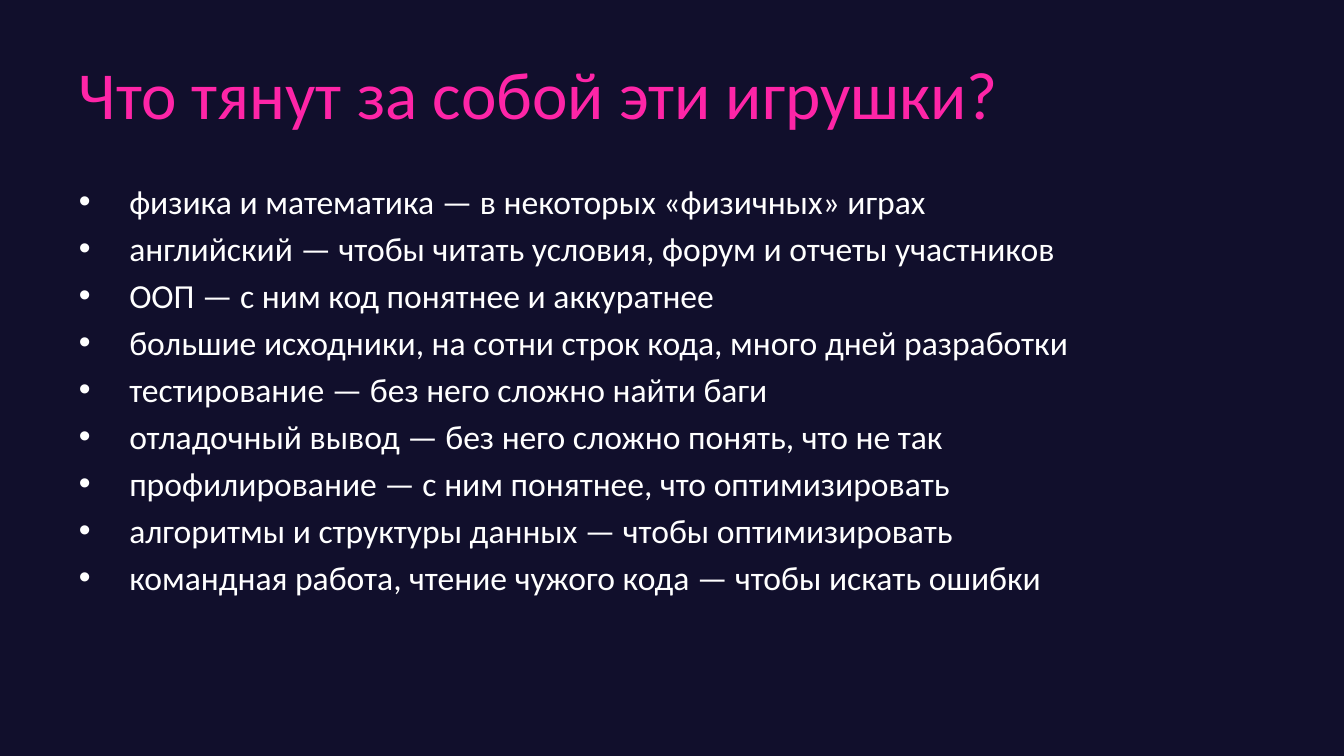
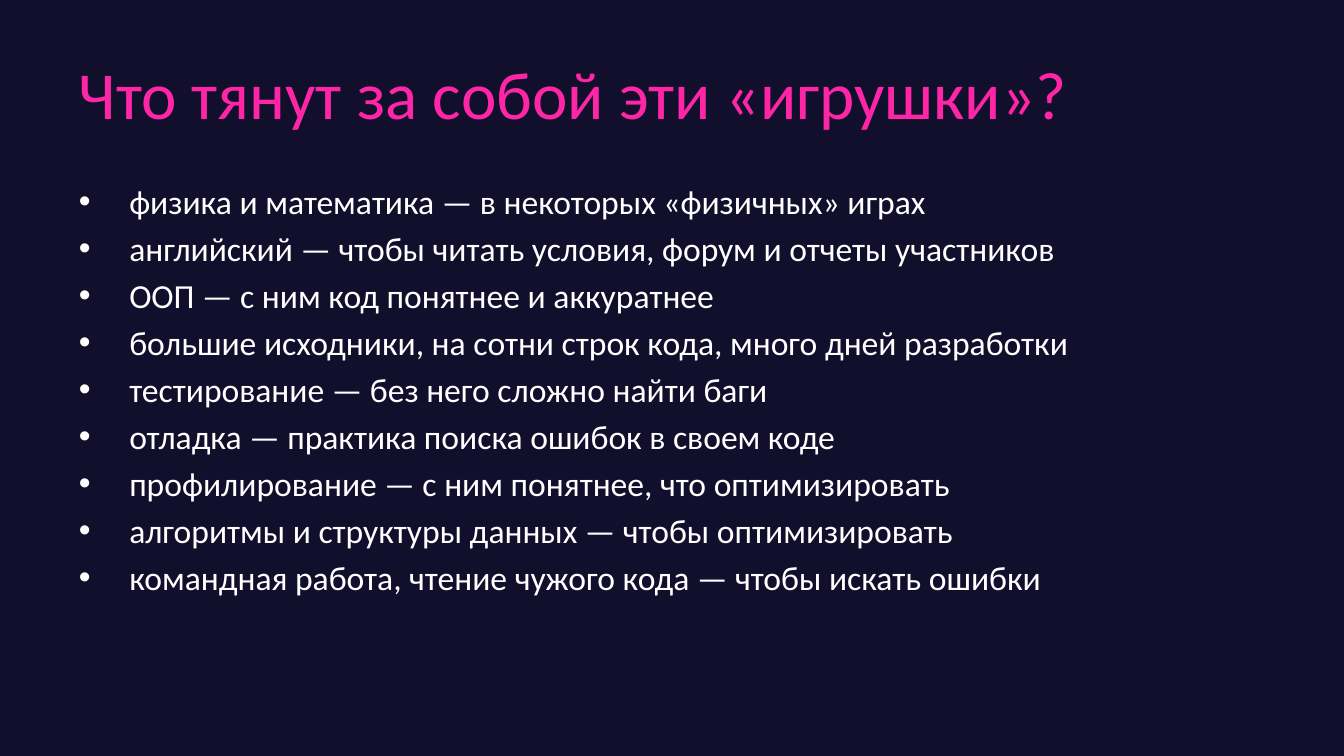
Before and after one commit to game-ai-course/game-ai-school, a slide deck: slide 10 of slides/online_4dx1.5h/day3-final.pptx. Drawn at 1344x756 pixels with LibreOffice and Linux fonts; fonts in the diff are those of the drawing. Boxes give left, top, right and bottom in pixels: in the first picture for what was removed or moved away, otherwise in the second. Text is boxed around its words. In the diff, an @@ line names an element or a change of style, - is before the commit and + after.

```diff
--- a/slides/online_4dx1.5h/day3-final.pptx
+++ b/slides/online_4dx1.5h/day3-final.pptx
@@ title at box(79, 73, 1067, 130): text changed @@
-Что тянут за собой эти игрушки?
+Что тянут за собой эти «игрушки»?
@@ text at box(129, 426, 835, 455): text changed @@
-• отладочный вывод — без него сложно понять, что не так
+• отладка — практика поиска ошибок в своем коде
```
Also in this commit, not shown: 3 other slides changed, 6 slides added, 1 slide removed.
